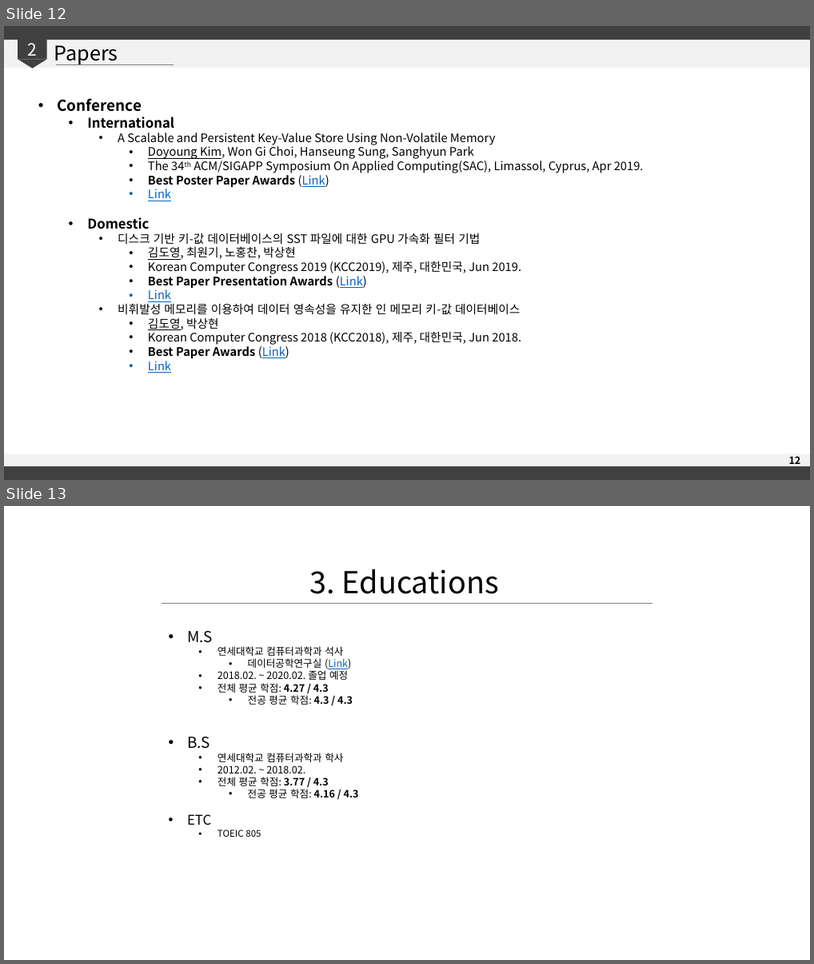
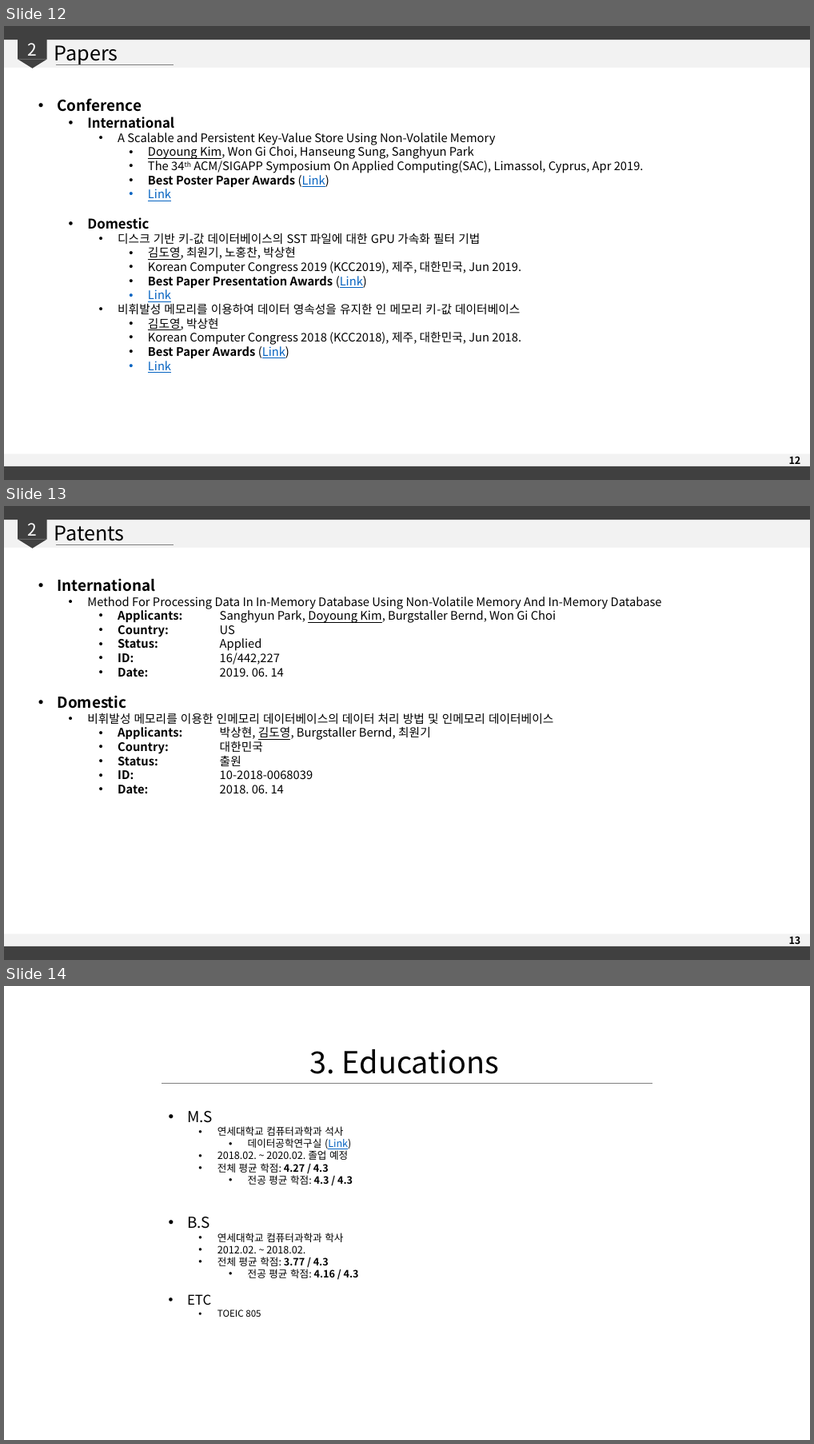
Before and after one commit to arbc139/portfolio, a slide deck: pptx/Portfolio_simple.pptx. Shown one above the other, each under a label of ours: slides 12 and 13 before the commit, slides 12, 13 and 14 after it. The pictures are 814x964 and 814x1444 pixels, drawn with LibreOffice and Linux fonts; fonts in the diff are those of the drawing. Boxes give left, top, right and bottom in pixels: in the first picture for what was removed or moved away, otherwise in the second. Text is boxed around its words. In the diff, an @@ line names an element or a change of style, - is before the commit and + after.

Commit message:
Adds patent, paper infos to portfolio.

```diff
--- a/pptx/Portfolio_simple.pptx
+++ b/pptx/Portfolio_simple.pptx
@@ slide 13 added at [4, 506, 810, 960], background #FFFFFF @@
@@ rectangle added at [4, 517, 810, 547], fill #F2F2F2 @@
@@ rectangle added at [4, 506, 810, 520], fill #404040 @@
@@ rectangle added at [18, 520, 47, 540], fill #404040, 20 pt, text #FFFFFF @@
+2
@@ text added at [54, 525, 125, 545], 24 pt, text #000000 @@
+Patents
@@ flow chart merge added at [18, 540, 47, 548], fill #404040 @@
@@ line added from (55, 544) to (174, 544), #808080 0.75 pt @@
@@ text added at [58, 578, 662, 793], 14 pt, text #000000 @@
+• International
+  • Method For Processing Data In In-Memory Database Using Non-Volatile Memory And In-Memory Database
+    • Applicants: Sanghyun Park, Doyoung Kim, Burgstaller Bernd, Won Gi Choi
+    • Country: US
+    • Status: Applied
+    • ID: 16/442,227
+    • Date: 2019. 06. 14
+• Domestic
+  • 비휘발성 메모리를 이용한 인메모리 데이터베이스의 데이터 처리 방법 및 인메모리 데이터베이스
+    • Applicants: 박상현, 김도영, Burgstaller Bernd, 최원기
+    • Country: 대한민국
+    • Status: 출원
+    • ID: 10-2018-0068039
+    • Date: 2018. 06. 14
@@ rectangle added at [4, 934, 810, 948], fill #F2F2F2 @@
@@ page number added at [790, 936, 802, 947], 12 pt, text #000000, bold @@
+13
@@ rectangle added at [4, 946, 810, 960], fill #404040 @@
@@ what was slide 13 is now slide 14 @@
```
Also in this commit, not shown: 3 slides changed, 3 other files.
